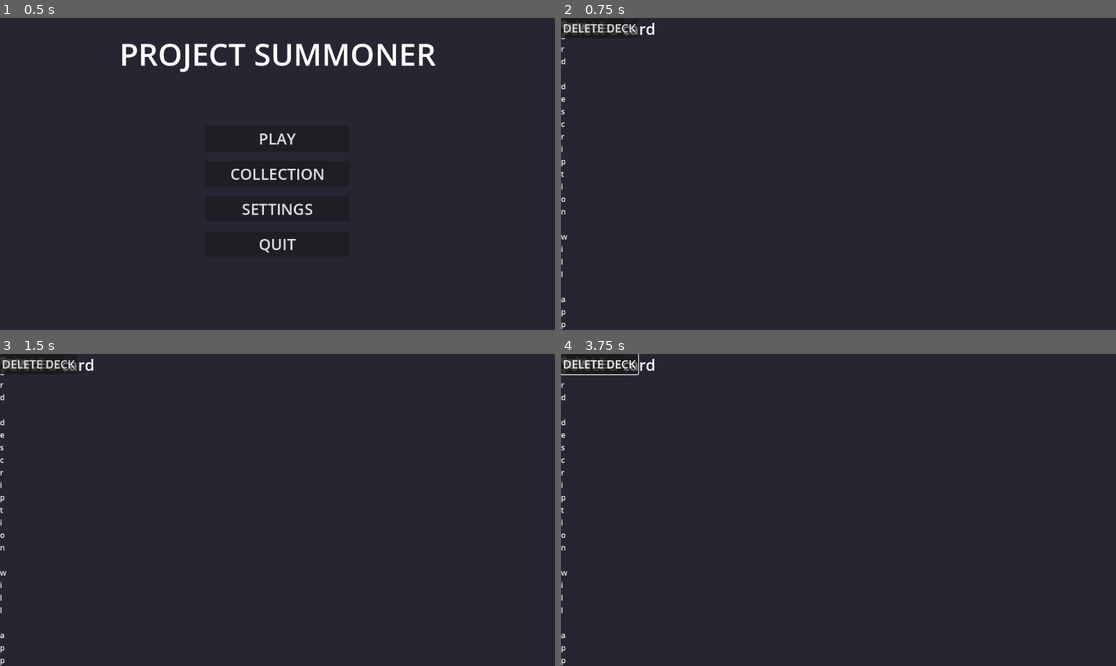
Above: before the commit, frames 1-4 (two rows, left to right).
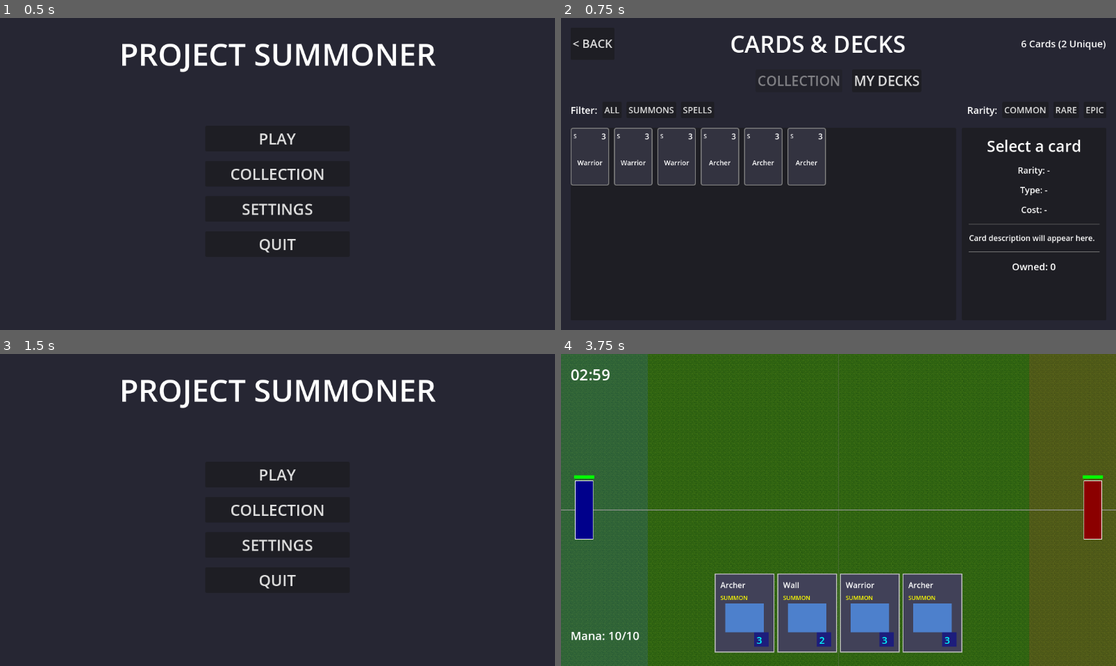
Above: after the commit, the same moments.

Repository: amari-charles/project-summoner
Game: Godot game, scene res://scenes/ui/main_menu.tscn
The game is run twice, just before and just after one commit, with the same random seed, the same clock (stepped at 60 frames per second) and the same inputs.
Inputs (mouse positions are in pixels of both pictures, inside the frame that each line leads up to):
- Up to frame 1 (0.5 s): no input
- Up to frame 2 (0.75 s): click "COLLECTION" at 0.5 s
- Up to frame 3 (1.5 s): click (33, 378) at 1.25 s, where only the run after the commit has a clickable "< BACK"
- Up to frame 4 (3.75 s): click (594, 363) at 2 s, where only the run before the commit has a clickable "NEW DECK"; click (594, 363) at 2.75 s, where only the run before the commit has a clickable "NEW DECK"; click (838, 475) at 3.5 s, where only the run after the commit has a clickable "PLAY"

Frame 1 is identical in both runs. In frame 2, 4.3% of the frame differs, in the area x 0-99%, y 1-100%; in frame 3, 3.0%; in frame 4, 100%, in the area x 0-100%, y 0-100%.
Error before the commit: Invalid access to property or key 'pressed' on a base object of type 'null instance'. (res://scripts/ui/collection_screen.gd:75)

Commit message:
fix: Correct scene node paths after tab system refactor
Fixed inconsistent node paths that were causing null reference errors.
All ContentArea child nodes now correctly reference CollectionView parent.

Diff:
--- a/scenes/ui/collection_screen.tscn
+++ b/scenes/ui/collection_screen.tscn
@@ -145,10 +145,10 @@
 layout_mode = 2
 size_flags_horizontal = 3
 
-[node name="ScrollContainer" type="ScrollContainer" parent="MarginContainer/VBoxContainer/ContentArea/CardsPanel"]
-layout_mode = 2
-
-[node name="CardGrid" type="GridContainer" parent="MarginContainer/VBoxContainer/ContentArea/CardsPanel/ScrollContainer"]
+[node name="ScrollContainer" type="ScrollContainer" parent="MarginContainer/VBoxContainer/CollectionView/ContentArea/CardsPanel"]
+layout_mode = 2
+
+[node name="CardGrid" type="GridContainer" parent="MarginContainer/VBoxContainer/CollectionView/ContentArea/CardsPanel/ScrollContainer"]
 unique_name_in_owner = true
 layout_mode = 2
 size_flags_horizontal = 3
@@ -163,65 +163,65 @@
 layout_mode = 2
 size_flags_horizontal = 8
 
-[node name="MarginContainer" type="MarginContainer" parent="MarginContainer/VBoxContainer/ContentArea/DetailPanel"]
+[node name="MarginContainer" type="MarginContainer" parent="MarginContainer/VBoxContainer/CollectionView/ContentArea/DetailPanel"]
 layout_mode = 2
 theme_override_constants/margin_left = 15
 theme_override_constants/margin_top = 15
 theme_override_constants/margin_right = 15
 theme_override_constants/margin_bottom = 15
 
-[node name="VBoxContainer" type="VBoxContainer" parent="MarginContainer/VBoxContainer/ContentArea/DetailPanel/MarginContainer"]
+[node name="VBoxContainer" type="VBoxContainer" parent="MarginContainer/VBoxContainer/CollectionView/ContentArea/DetailPanel/MarginContainer"]
 layout_mode = 2
 theme_override_constants/separation = 15
 
-[node name="CardNameLabel" type="Label" parent="MarginContainer/VBoxContainer/ContentArea/DetailPanel/MarginContainer/VBoxContainer"]
+[node name="CardNameLabel" type="Label" parent="MarginContainer/VBoxContainer/CollectionView/ContentArea/DetailPanel/MarginContainer/VBoxContainer"]
 unique_name_in_owner = true
 layout_mode = 2
 theme_override_font_sizes/font_size = 32
 text = "Select a card"
 horizontal_alignment = 1
 
-[node name="RarityLabel" type="Label" parent="MarginContainer/VBoxContainer/ContentArea/DetailPanel/MarginContainer/VBoxContainer"]
+[node name="RarityLabel" type="Label" parent="MarginContainer/VBoxContainer/CollectionView/ContentArea/DetailPanel/MarginContainer/VBoxContainer"]
 unique_name_in_owner = true
 layout_mode = 2
 theme_override_font_sizes/font_size = 18
 text = "Rarity: -"
 horizontal_alignment = 1
 
-[node name="TypeLabel" type="Label" parent="MarginContainer/VBoxContainer/ContentArea/DetailPanel/MarginContainer/VBoxContainer"]
+[node name="TypeLabel" type="Label" parent="MarginContainer/VBoxContainer/CollectionView/ContentArea/DetailPanel/MarginContainer/VBoxContainer"]
 unique_name_in_owner = true
 layout_mode = 2
 theme_override_font_sizes/font_size = 18
 text = "Type: -"
 horizontal_alignment = 1
 
-[node name="CostLabel" type="Label" parent="MarginContainer/VBoxContainer/ContentArea/DetailPanel/MarginContainer/VBoxContainer"]
+[node name="CostLabel" type="Label" parent="MarginContainer/VBoxContainer/CollectionView/ContentArea/DetailPanel/MarginContainer/VBoxContainer"]
 unique_name_in_owner = true
 layout_mode = 2
 theme_override_font_sizes/font_size = 18
 text = "Cost: -"
 horizontal_alignment = 1
 
-[node name="HSeparator" type="HSeparator" parent="MarginContainer/VBoxContainer/ContentArea/DetailPanel/MarginContainer/VBoxContainer"]
-layout_mode = 2
-
-[node name="DescriptionLabel" type="Label" parent="MarginContainer/VBoxContainer/ContentArea/DetailPanel/MarginContainer/VBoxContainer"]
+[node name="HSeparator" type="HSeparator" parent="MarginContainer/VBoxContainer/CollectionView/ContentArea/DetailPanel/MarginContainer/VBoxContainer"]
+layout_mode = 2
+
+[node name="DescriptionLabel" type="Label" parent="MarginContainer/VBoxContainer/CollectionView/ContentArea/DetailPanel/MarginContainer/VBoxContainer"]
 unique_name_in_owner = true
 layout_mode = 2
 text = "Card description will appear here."
 autowrap_mode = 3
 
-[node name="HSeparator2" type="HSeparator" parent="MarginContainer/VBoxContainer/ContentArea/DetailPanel/MarginContainer/VBoxContainer"]
-layout_mode = 2
-
-[node name="OwnedLabel" type="Label" parent="MarginContainer/VBoxContainer/ContentArea/DetailPanel/MarginContainer/VBoxContainer"]
+[node name="HSeparator2" type="HSeparator" parent="MarginContainer/VBoxContainer/CollectionView/ContentArea/DetailPanel/MarginContainer/VBoxContainer"]
+layout_mode = 2
+
+[node name="OwnedLabel" type="Label" parent="MarginContainer/VBoxContainer/CollectionView/ContentArea/DetailPanel/MarginContainer/VBoxContainer"]
 unique_name_in_owner = true
 layout_mode = 2
 theme_override_font_sizes/font_size = 20
 text = "Owned: 0"
 horizontal_alignment = 1
 
-[node name="Spacer" type="Control" parent="MarginContainer/VBoxContainer/ContentArea/DetailPanel/MarginContainer/VBoxContainer"]
+[node name="Spacer" type="Control" parent="MarginContainer/VBoxContainer/CollectionView/ContentArea/DetailPanel/MarginContainer/VBoxContainer"]
 layout_mode = 2
 size_flags_vertical = 3
 
